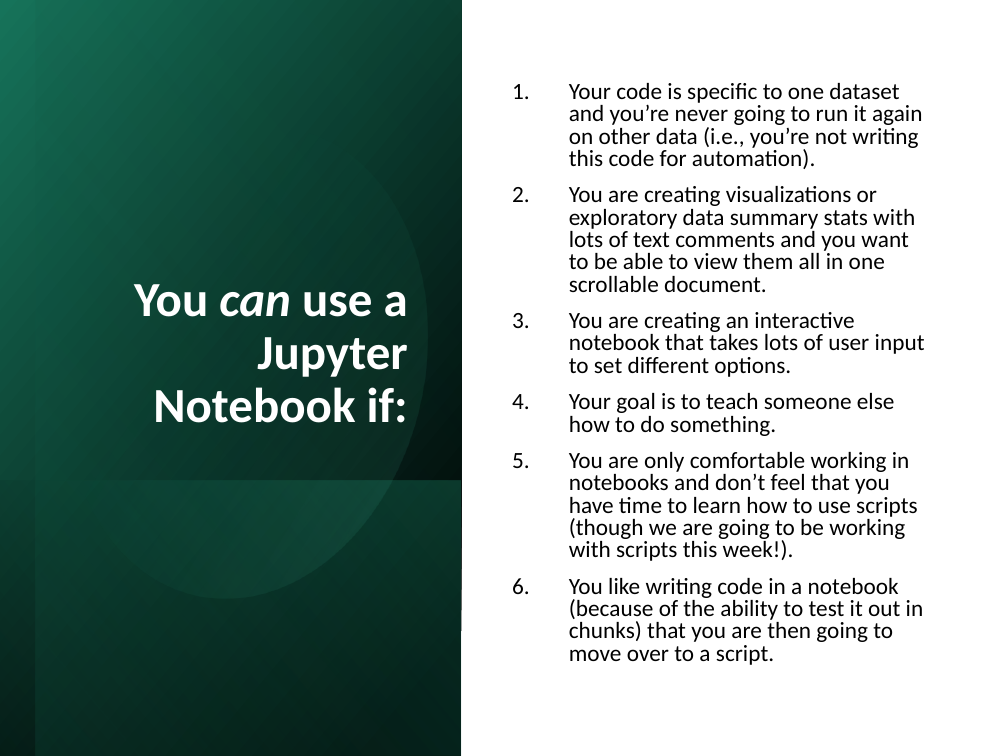
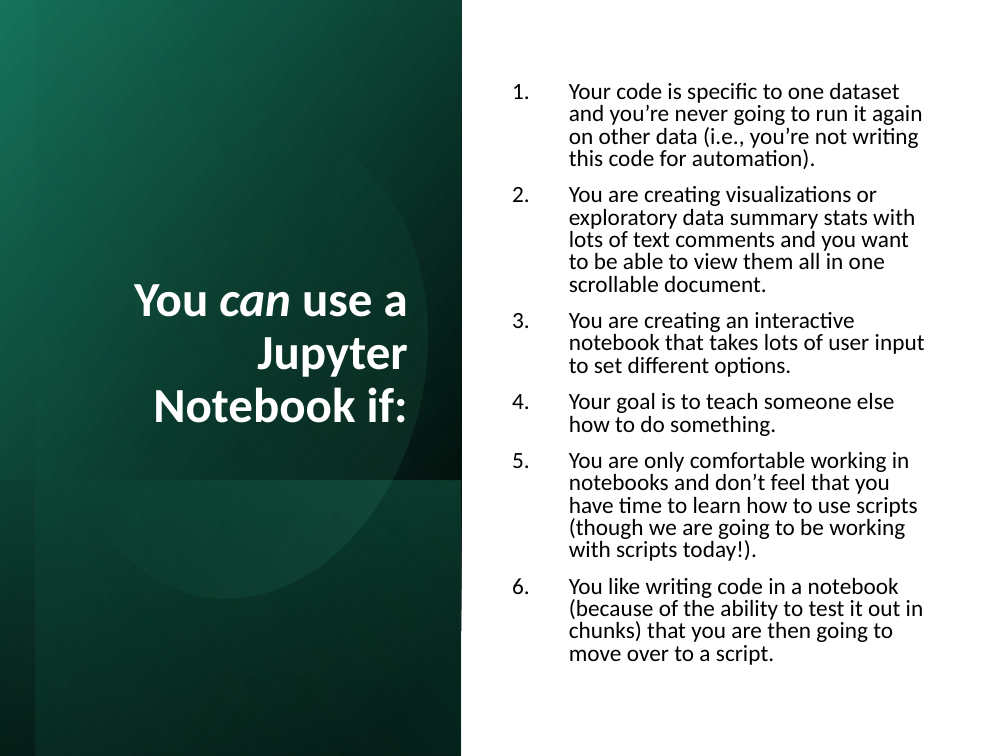
Before and after one commit to aGitHasNoName/PythonForAutomation, a slide deck: slide 14 of Day1Slides.pptx. Drawn at 1008x756 pixels with LibreOffice and Linux fonts; fonts in the diff are those of the drawing. Boxes give left, top, right and bottom in pixels: in the first picture for what was removed or moved away, otherwise in the second. Text is boxed around its words. In the diff, an @@ line names an element or a change of style, - is before the commit and + after.

```diff
--- a/Day1Slides.pptx
+++ b/Day1Slides.pptx
@@ text at <box>569,452,917,561</box>: text changed @@
-5. You are only comfortable working in notebooks and don’t feel that you have time to learn how to use scripts (though we are going to be working with scripts this week!).
+5. You are only comfortable working in notebooks and don’t feel that you have time to learn how to use scripts (though we are going to be working with scripts today!).
```
Also in this commit, not shown: 11 other slides changed, 12 other files.
